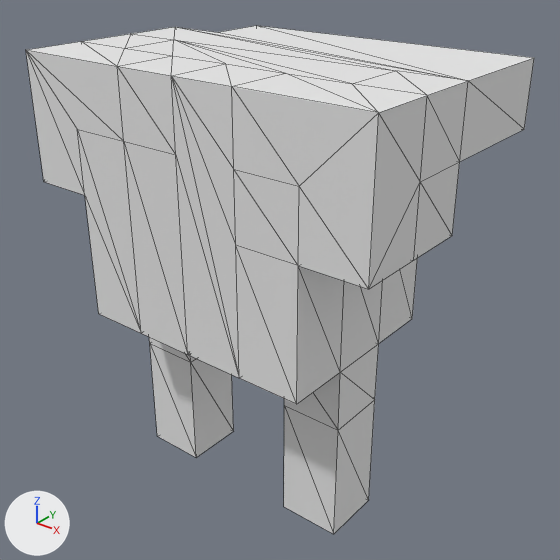
Renders of the OBJ model Assets/3dModels/Enemy/body/body.obj from each side of a commit.
Rendered twice from a camera (50 mm lens) standing at (0.712, -0.775, 0.891) and looking at (0.008, 0.104, 0.346). The lights are fixed; the arrows at lower left show +X, +Y and +Z. Mesh edges are drawn as thin lines. Where no turn or scale is listed for an object, it has been applied to the vertices. Vertices at the same position are counted once.

Objects in the first picture: 'Untitled'.
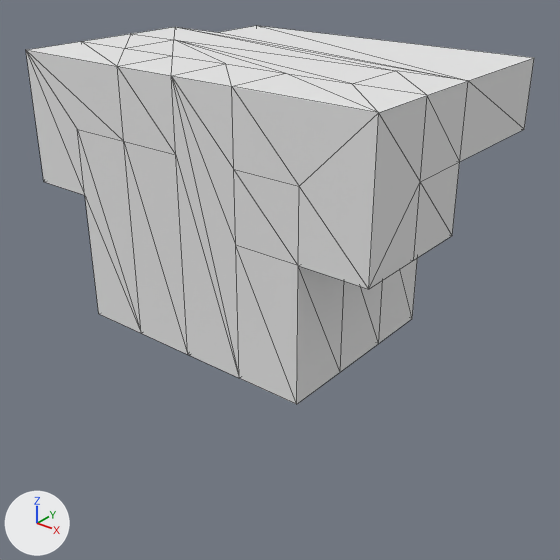
Location of each change, (x1, y1, x2, y2) in pixels of the pictures (560 x 560 px):
'Untitled', reshaped (26% shorter)
    before: (26, 26, 534, 534)
    after: (26, 26, 534, 404)
part 1 of me_untitled, cut back
    before: (149, 337, 233, 457)
part 2 of me_untitled, cut back
    before: (284, 344, 378, 534)

The change, as a list of edits to the scene's bpy script:
```text
Change me_untitled:
    used by ob_untitled; location = (0.0, 0.0, 0.0)
    remove me_untitled.from_pydata(...)  # 88 vertices, 172 faces; spans x -0.3..0.3, y -0.1..0.3, z 0.0..0.7
    add me_untitled.from_pydata(...)  # 72 vertices, 140 faces; spans x -0.3..0.3, y -0.1..0.3, z 0.3..0.7
    me_untitled part 1
    8 vertices are removed from x -0.2..-0.1, y 0.0..0.1, z 0.0..0.2
    18 faces are deleted
    2 new faces join them
    me_untitled part 2
    8 vertices are removed from x 0.1..0.2, y 0.0..0.1, z 0.0..0.2
    18 faces are deleted
    2 new faces join them
```
